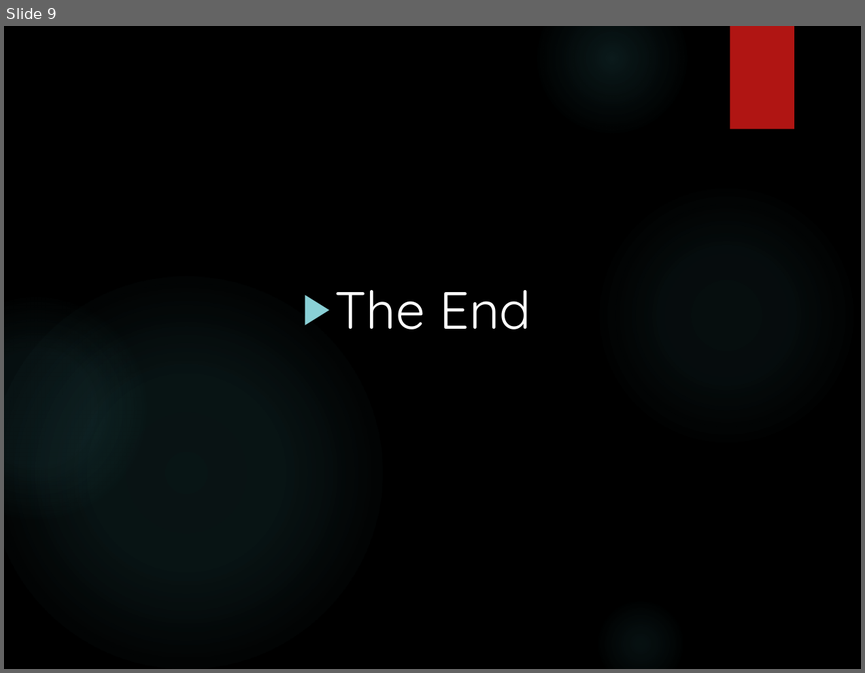
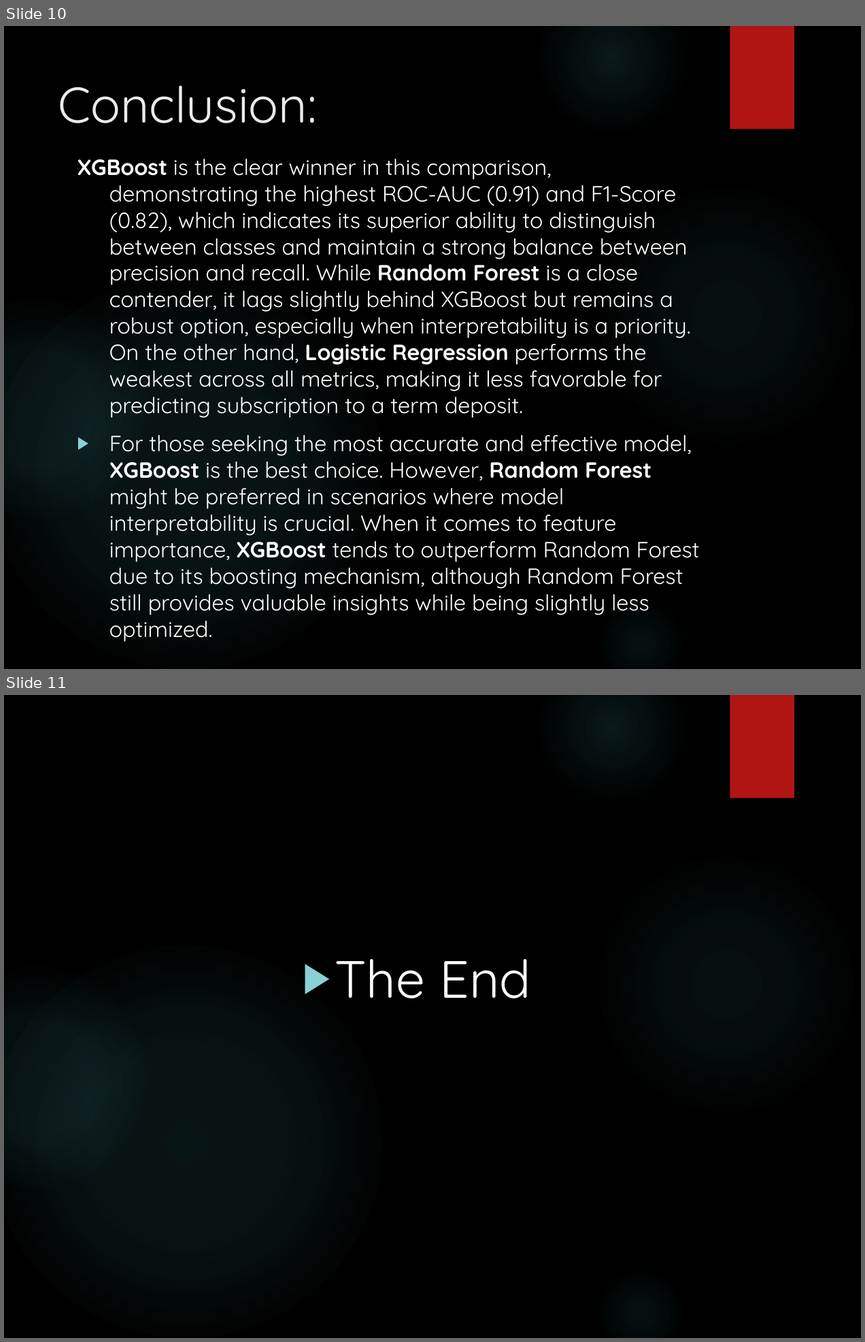
Before and after one commit to Samiafazal/springboard, a slide deck: Project Proposal/Bank_Marketing_Analysis_F.pptx. Shown one above the other, each under a label of ours: slide 9 before the commit, slides 10 and 11 after it. The pictures are 865x673 and 865x1342 pixels, drawn with LibreOffice and Linux fonts; fonts in the diff are those of the drawing; background and template pictures are left out. Boxes give left, top, right and bottom in pixels: in the first picture for what was removed or moved away, otherwise in the second. Text is boxed around its words. In the diff, an @@ line names an element or a change of style, - is before the commit and + after.

Commit message:
Changes

```diff
--- a/Project Proposal/Bank_Marketing_Analysis_F.pptx
+++ b/Project Proposal/Bank_Marketing_Analysis_F.pptx
@@ slide 10 added at bbox=[4, 26, 861, 669], background picture (left out); not listed: 6 template elements that a slide beside it also shows @@
@@ title added at bbox=[58, 85, 317, 123], 42 pt, text #EBEBEB @@
+Conclusion:
@@ text added at bbox=[77, 159, 700, 615], 18.5 pt, text #FFFFFF @@
+XGBoost is the clear winner in this comparison, demonstrating the highest ROC-AUC (0.91) and F1-Score (0.82), which indicates its superior ability to distinguish between classes and maintain a strong balance between precision and recall. While Random Forest is a close contender, it lags slightly behind XGBoost but remains a robust option, especially when interpretability is a priority. On the other hand, Logistic Regression performs the weakest across all metrics, making it less favorable for predicting subscription to a term deposit.
+▶ For those seeking the most accurate and effective model, XGBoost is the best choice. However, Random Forest might be preferred in scenarios where model interpretability is crucial. When it comes to feature importance, XGBoost tends to outperform Random Forest due to its boosting mechanism, although Random Forest still provides valuable insights while being slightly less optimized.
@@ what was slide 9 is now slide 11 @@
```
Also in this commit, not shown: 1 other slide added.
